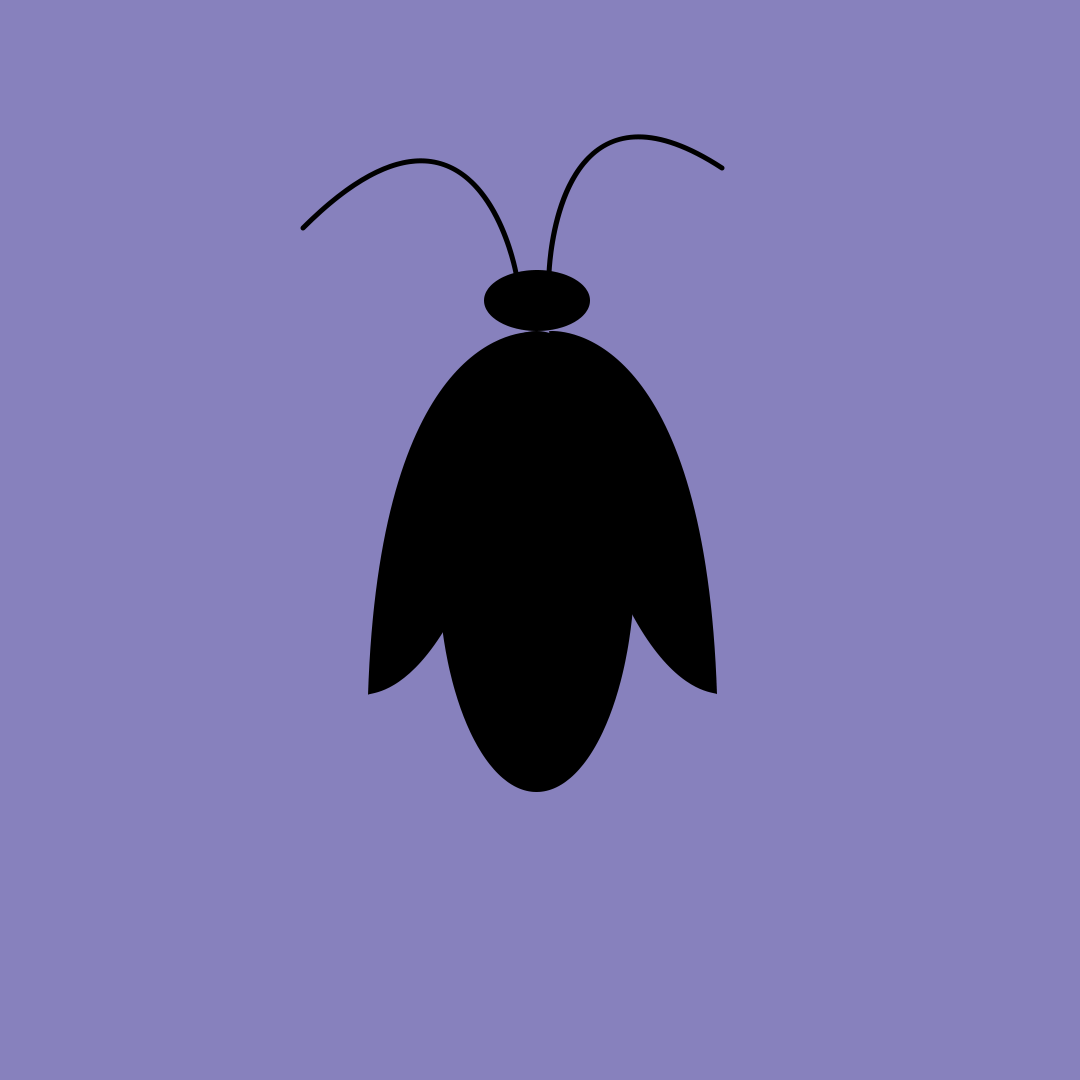
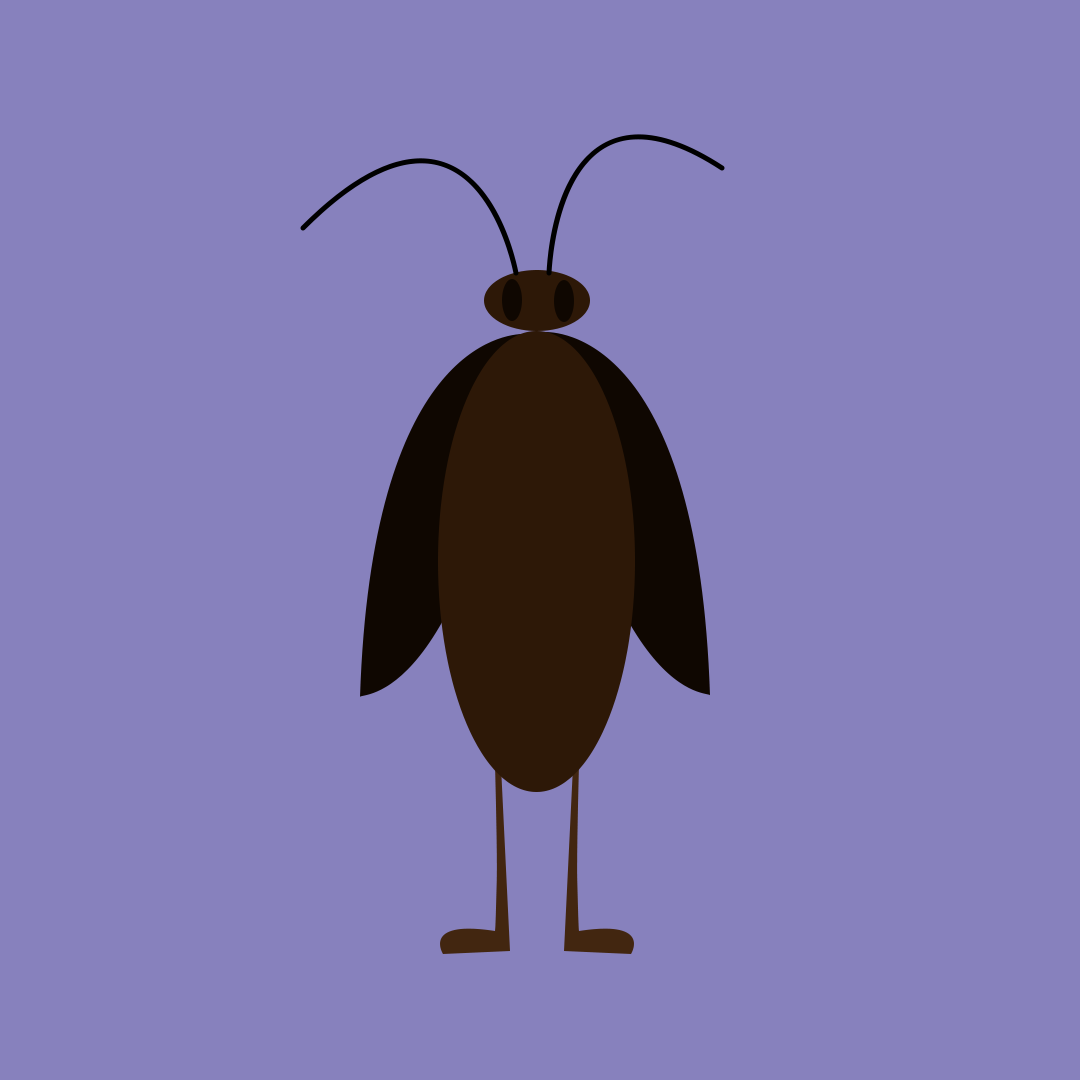
Before/after of a 1080×1080 layered artwork. What changed in the layer stack:
added layer "Ellipse 8" (1st of 2) above "Ellipse 8" over [554, 280, 574, 322]
added layer "Ellipse 8" (2nd of 2) above "Shape 6" over [502, 279, 522, 321]
painted on "Shape 5" over [462, 171, 489, 199]
painted on "Ellipse 7" over [484, 270, 590, 331]
painted on "Ellipse 6" over [438, 331, 635, 792]
moved "Shape 7" (1st of 2) above "Shape 7", painted on it over [542, 331, 717, 696]
moved "Shape 7" (2nd of 2) above "Shape 8", painted on it over [360, 331, 536, 697]
added layer "Shape 8" (1st of 2) above "Shape 8" over [564, 764, 634, 954]
added layer "Shape 8" (2nd of 2) above "Group 1" over [440, 764, 510, 954]
